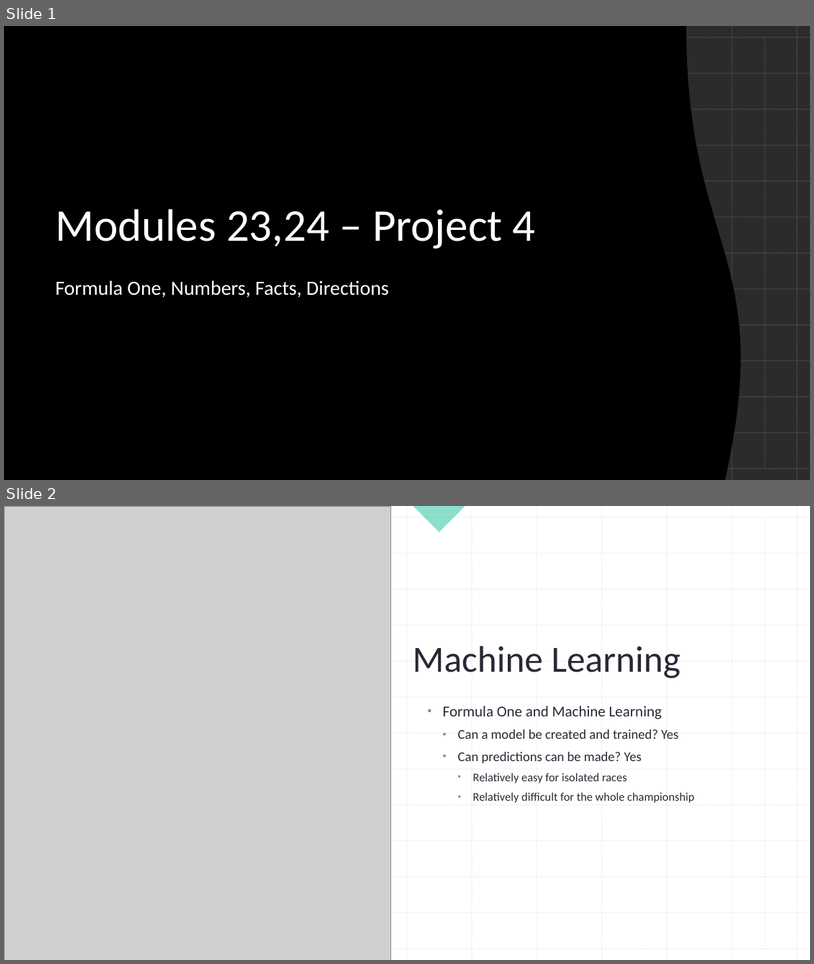
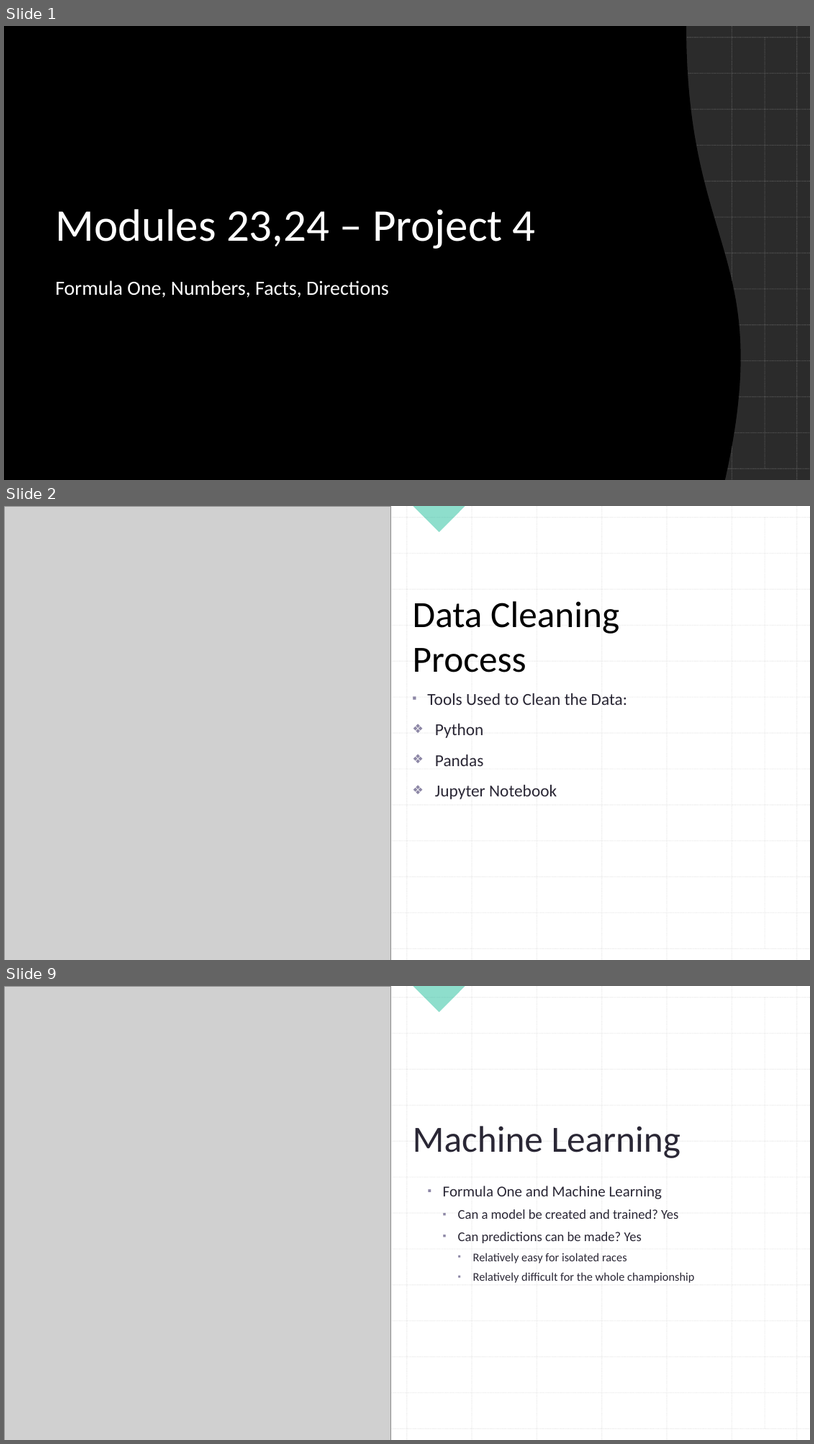
Before and after one commit to joseeneas/RB_Module_24_Project_04, a slide deck: Documents/Project 4 - Group 3 - ML .pptx. Shown one above the other, each under a label of ours: slides 1 and 2 before the commit, slides 1, 2 and 9 after it; the slides between them are not shown. The pictures are 814x964 and 814x1444 pixels, drawn with LibreOffice and Linux fonts; fonts in the diff are those of the drawing; grey boxes stand for pictures; background and template pictures are left out; a plain dark background stands for a picture behind light text. Boxes give left, top, right and bottom in pixels: in the first picture for what was removed or moved away, otherwise in the second. Text is boxed around its words. In the diff, an @@ line names an element or a change of style, - is before the commit and + after.

```diff
--- a/Documents/Project 4 - Group 3 - ML .pptx
+++ b/Documents/Project 4 - Group 3 - ML .pptx
@@ slide 2 added at <box>4,506,810,960</box>, background #FFFFFF; not listed: 27 template elements that a slide beside it also shows @@
@@ rectangle added at <box>4,506,810,960</box>, fill #FFFFFF @@
@@ picture added at <box>4,506,391,960</box> @@
@@ right triangle added at <box>413,506,466,532</box>, fill #1EBE9B at 50% opacity @@
@@ group added at <box>4,506,810,960</box>: 27 lines @@
@@ title added at <box>413,601,620,672</box>, 44 pt, text #000000 @@
+Data Cleaning Process
@@ text added at <box>427,692,628,799</box>, 20 pt, text #2A2735 @@
+▪ Tools Used to Clean the Data:
+❖ Python
+❖ Pandas
+❖ Jupyter Notebook
@@ what was slide 2 is now slide 9 @@
```
Also in this commit, not shown: 6 other slides added, 1 other file.
